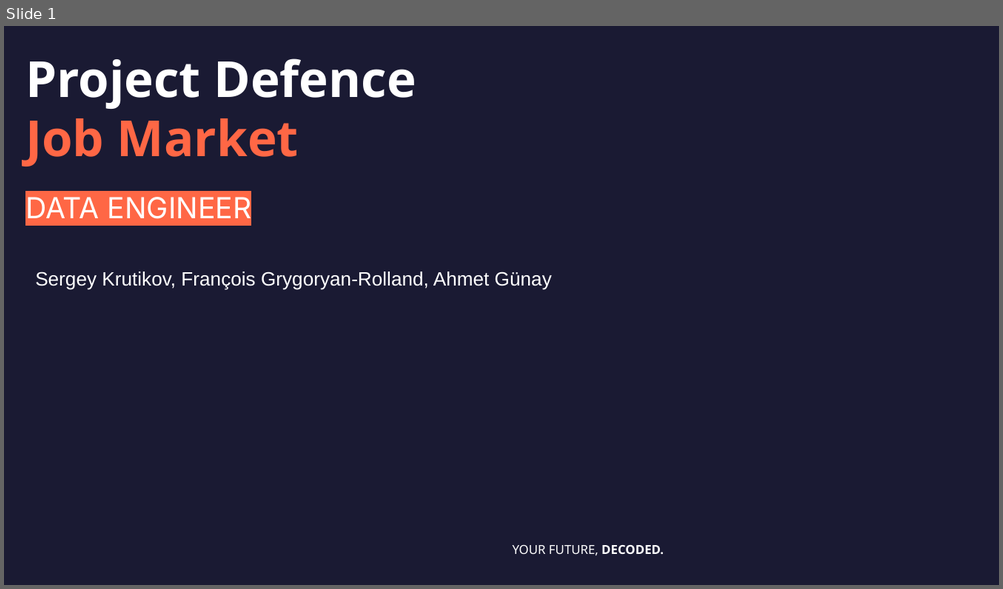
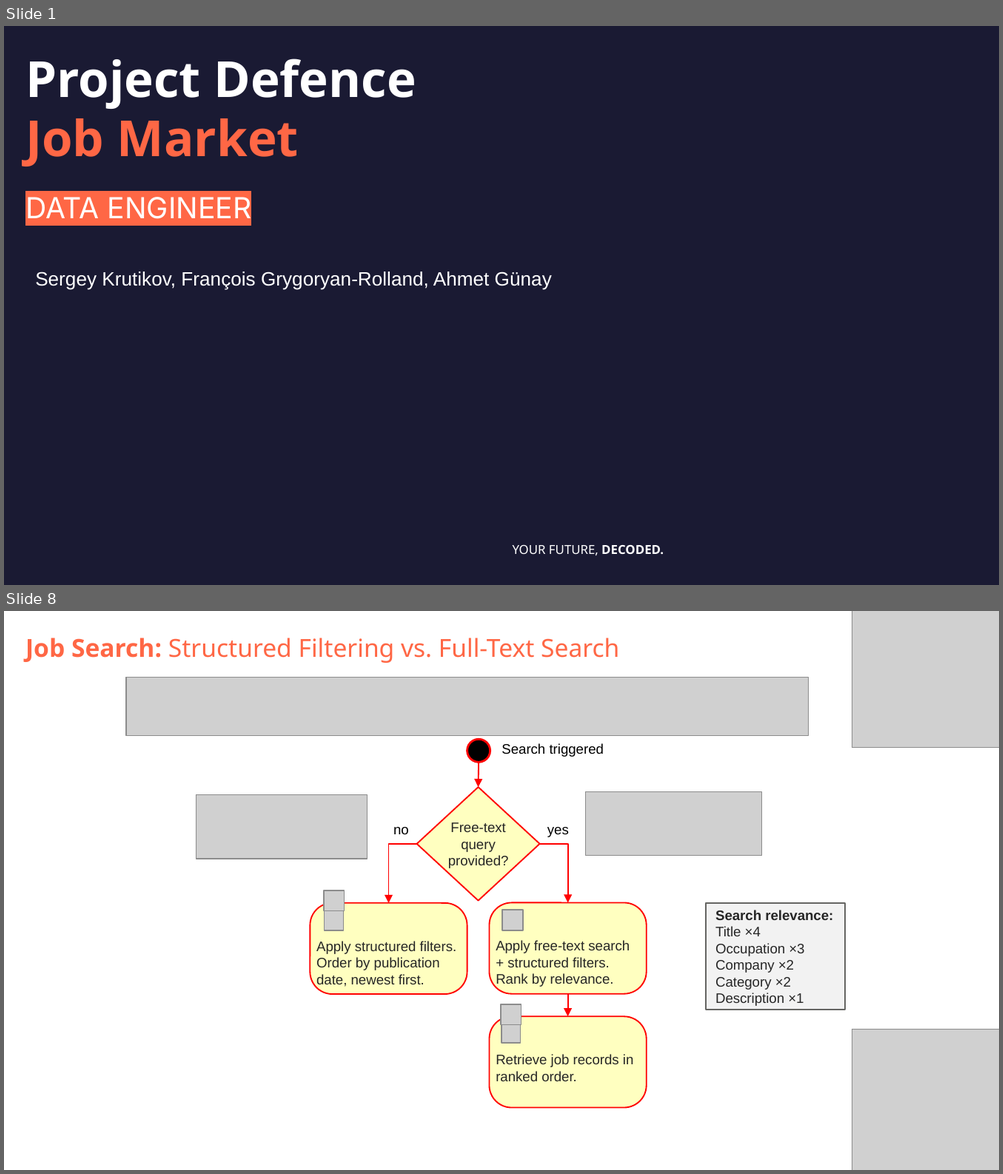
Before and after one commit to DataScientest-Studio/jun26bde-job-market, a slide deck: docs/defence/Defence.pptx. Shown one above the other, each under a label of ours: slide 1 before the commit, slides 1 and 8 after it; the slides between them are not shown. The pictures are 1003x589 and 1003x1174 pixels, drawn with LibreOffice and Linux fonts; fonts in the diff are those of the drawing; grey boxes stand for pictures; background and template pictures are left out. Boxes give left, top, right and bottom in pixels: in the first picture for what was removed or moved away, otherwise in the second. Text is boxed around its words. In the diff, an @@ line names an element or a change of style, - is before the commit and + after.

```diff
--- a/docs/defence/Defence.pptx
+++ b/docs/defence/Defence.pptx
@@ slide 8 added at bbox=[4, 611, 999, 1170], background #FFFFFF @@
@@ picture added at bbox=[851, 611, 999, 748] @@
@@ subtitle added at bbox=[25, 638, 619, 663], 18 pt, text #FF6745 @@
+Job Search: Structured Filtering vs. Full-Text Search
@@ picture added at bbox=[126, 677, 808, 735] @@
@@ ellipse added at bbox=[466, 739, 489, 762], fill #000000, outline #FF0000 1.5 pt @@
@@ text added at bbox=[501, 743, 604, 757], 10 pt, text #000000 @@
+Search triggered
@@ arrow added from (478, 762) to (478, 787), #FF0000 1 pt @@
@@ diamond added at bbox=[417, 787, 539, 900], fill #FFFFC0, outline #FF0000 1 pt, 10 pt, text #262626 @@
+Free-text query provided?
@@ picture added at bbox=[196, 795, 366, 859] @@
@@ picture added at bbox=[586, 792, 762, 856] @@
@@ text added at bbox=[393, 827, 409, 835], 10 pt, text #000000 @@
+no
@@ text added at bbox=[547, 827, 569, 837], 10 pt, text #000000 @@
+yes
@@ elbow arrow added from (417, 843) to (389, 903), #FF0000 1 pt @@
@@ elbow arrow added from (539, 843) to (568, 903), #FF0000 1 pt @@
@@ picture added at bbox=[323, 891, 343, 911] @@
@@ rounded rectangle added at bbox=[310, 903, 467, 995], fill #FFFFC0, outline #FF0000 1 pt, 10 pt, text #262626 @@
+Apply structured filters. Order by publication date, newest first.
@@ picture added at bbox=[324, 911, 344, 930] @@
@@ rounded rectangle added at bbox=[489, 903, 646, 995], fill #FFFFC0, outline #FF0000 1 pt, 10 pt, text #262626 @@
+Apply free-text search + structured filters.
+Rank by relevance.
@@ picture added at bbox=[502, 911, 523, 931] @@
@@ rectangle added at bbox=[706, 903, 845, 1010], fill #F2F2F2, outline #666563 1 pt, 10 pt, text #262626 @@
+Search relevance:
+Title ×4
+Occupation ×3
+Company ×2
+Category ×2
+Description ×1
@@ picture added at bbox=[501, 1005, 521, 1025] @@
@@ arrow added from (568, 994) to (568, 1017), #FF0000 1 pt @@
@@ rounded rectangle added at bbox=[489, 1017, 646, 1108], fill #FFFFC0, outline #FF0000 1 pt, 10 pt, text #262626 @@
+Retrieve job records in ranked order.
@@ picture added at bbox=[501, 1024, 521, 1044] @@
@@ picture added at bbox=[851, 1030, 999, 1170] @@
```
Also in this commit, not shown: 10 slides changed, 5 other slides added, 5 slides removed, 23 other files.
